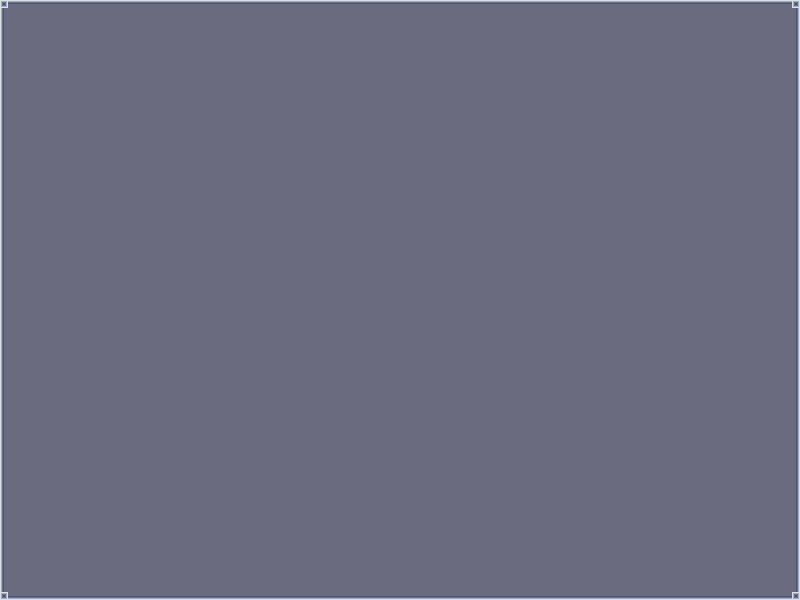
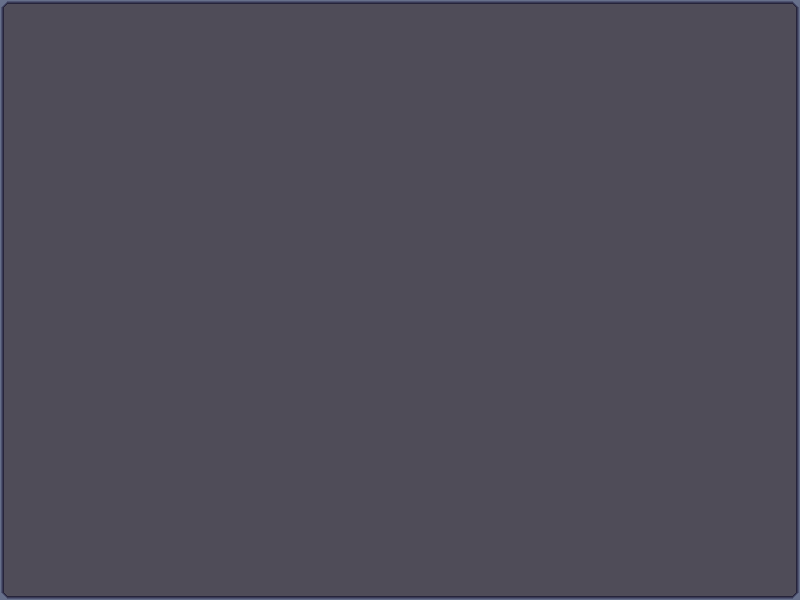
Layers edited between the first and the second 800 x 600 image:
painted on "Typical" over [0, 0, 800, 600]
